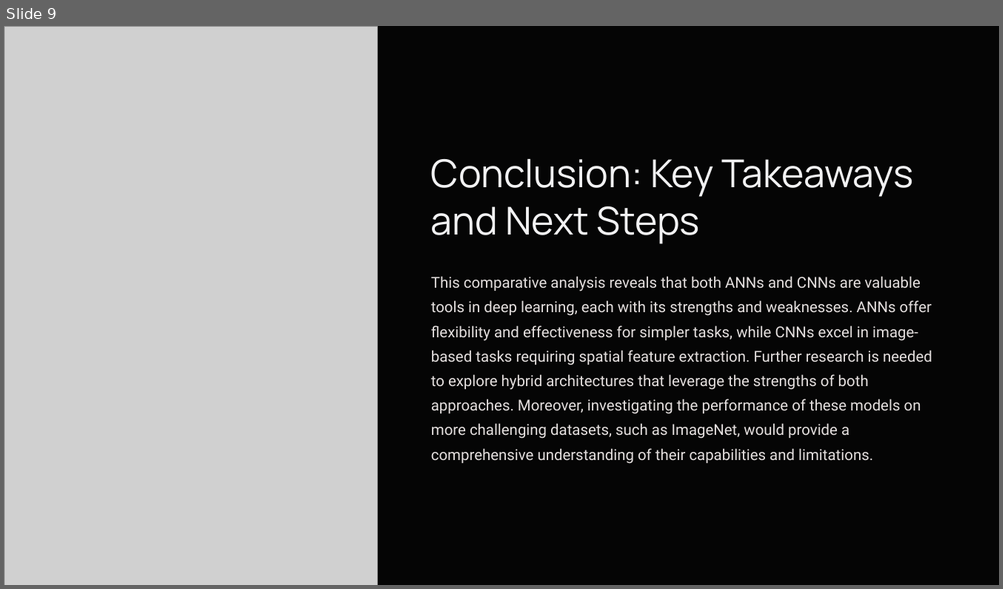
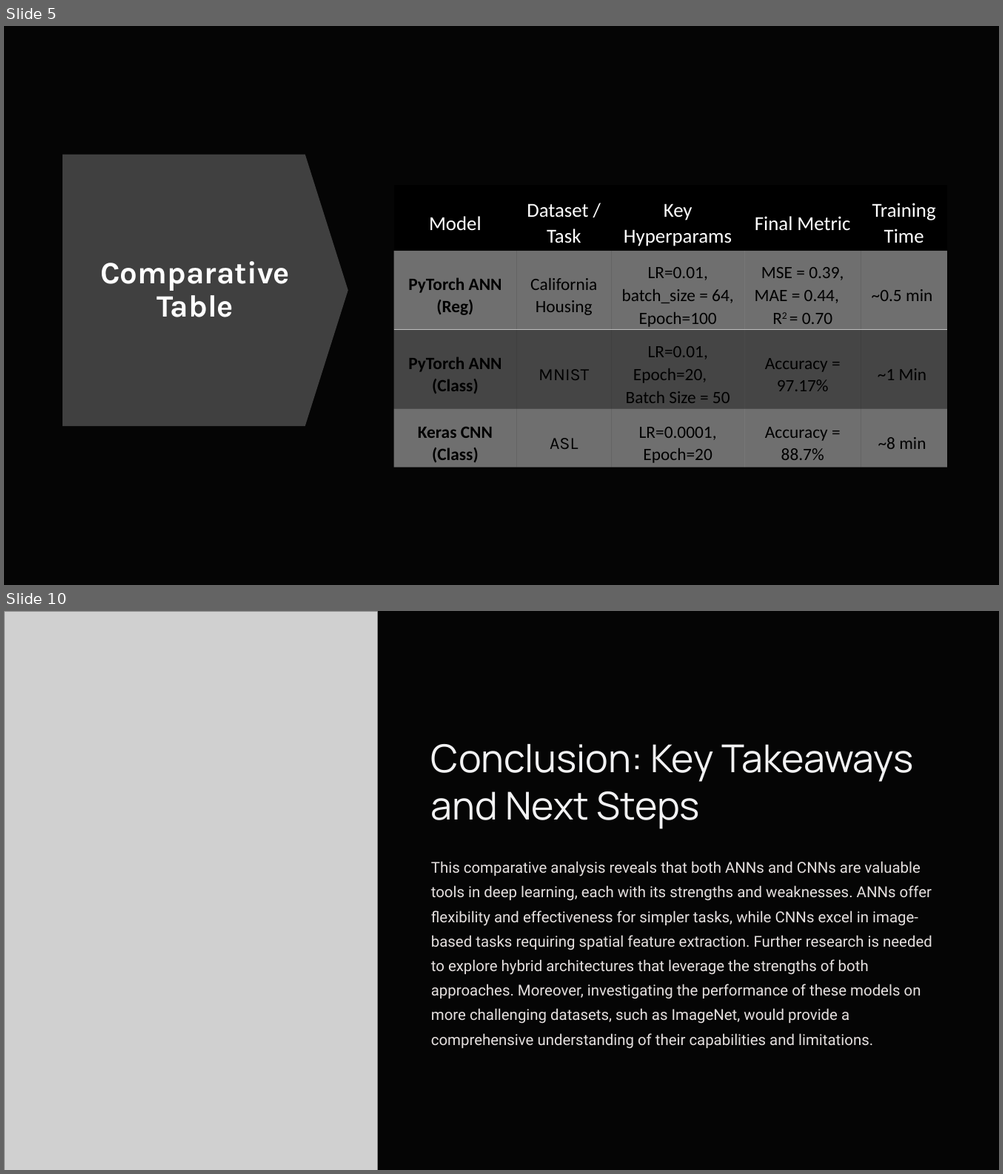
Before and after one commit to SYED-ALI-5/ANN-CNN-Project, a slide deck: ANN-CNN Project.pptx. Shown one above the other, each under a label of ours: slide 9 before the commit, slides 5 and 10 after it; the slides between them are not shown. The pictures are 1003x589 and 1003x1174 pixels, drawn with LibreOffice and Linux fonts; fonts in the diff are those of the drawing; grey boxes stand for pictures; background and template pictures are left out. Boxes give left, top, right and bottom in pixels: in the first picture for what was removed or moved away, otherwise in the second. Text is boxed around its words. In the diff, an @@ line names an element or a change of style, - is before the commit and + after.

```diff
--- a/ANN-CNN Project.pptx
+++ b/ANN-CNN Project.pptx
@@ slide 5 added at [4,26,999,585], background #FFFFFF; not listed: 1 template element that a slide beside it also shows @@
@@ down arrow added at [62,155,348,426], fill #404040 @@
@@ table added at [394,186,947,466], 4 rows, 5 columns @@
+Model | Dataset / Task | Key Hyperparams | Final Metric | Training Time
+PyTorch ANN (Reg) | California Housing | LR=0.01, batch_size = 64, Epoch=100 | MSE = 0.39, MAE = 0.44, R2 = 0.70 | ~0.5 min
+PyTorch ANN (Class) | MNIST | LR=0.01, Epoch=20, Batch Size = 50 | Accuracy = 97.17% | ~1 Min
+Keras CNN (Class) | ASL | LR=0.0001, Epoch=20 | Accuracy = 88.7% | ~8 min
@@ text added at [100,261,290,318], 36 pt, text #FFFFFF, bold @@
+Comparative Table
@@ what was slide 9 is now slide 10 @@
```
Also in this commit, not shown: 8 slides changed, 1 other file.
